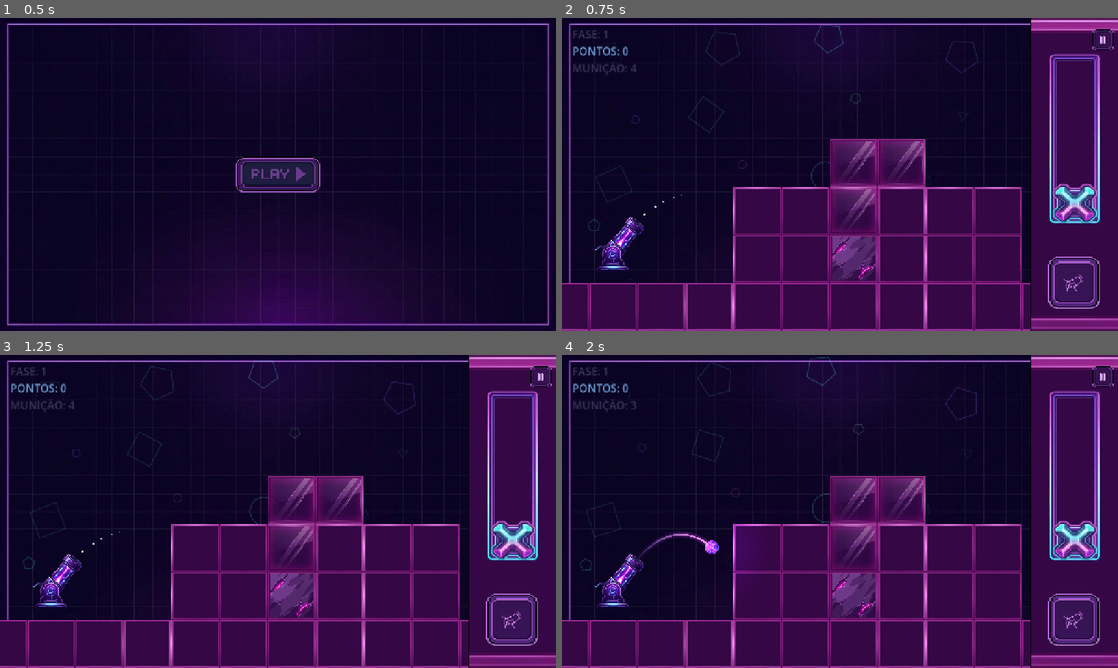
Above: before the commit, frames 1-4 (two rows, left to right).
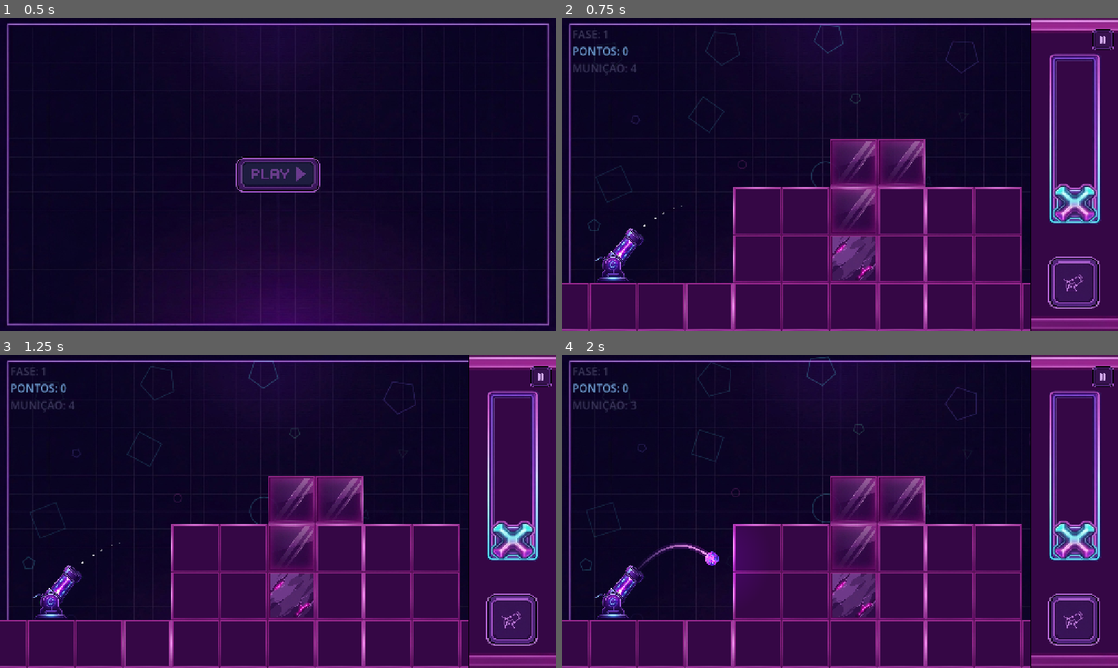
Above: after the commit, the same moments.

Repository: Zidan-09/Arc-Impact
Game: Godot game, scene res://screens/home.tscn
Same seed, same stepped clock (60 frames per second), same inputs: the game is played once before the commit and once after it.
Inputs (mouse positions are in pixels of both pictures, inside the frame that each line leads up to):
- Up to frame 1 (0.5 s): no input
- Up to frame 2 (0.75 s): click (840, 174) at 0.5 s
- Up to frame 3 (1.25 s): no input
- Up to frame 4 (2 s): click (1073, 621) at 1.25 s

Frame 1 is identical in both runs. In frame 2, 0.9% of the frame differs, in the area x 5-22%, y 56-85%; in frame 3, 0.9%; in frame 4, 1.4%, in the area x 5-31%, y 56-85%.

Commit message:
fix(cannon): fixed cannon start position

Diff:
--- a/components/level/grid/grid_level_generator.gd
+++ b/components/level/grid/grid_level_generator.gd
@@ -394,7 +394,7 @@
 	def.level_number = level_number
 	def.ammo = ammo
 	def.world_bounds = grid.phase_bounds()
-	def.cannon_position = GridLevelValidator.cannon_world_pos(grid)
+	def.cannon_position = GridLevelValidator.cannon_world_pos(grid) + Vector2(0, 30)
 	def.cannon_scale = Cannon.CANNON_SCALE
 	# Floors: tile de exatamente CELL_SIZE (500px de arte+colisor).
 	for row in grid.rows:
